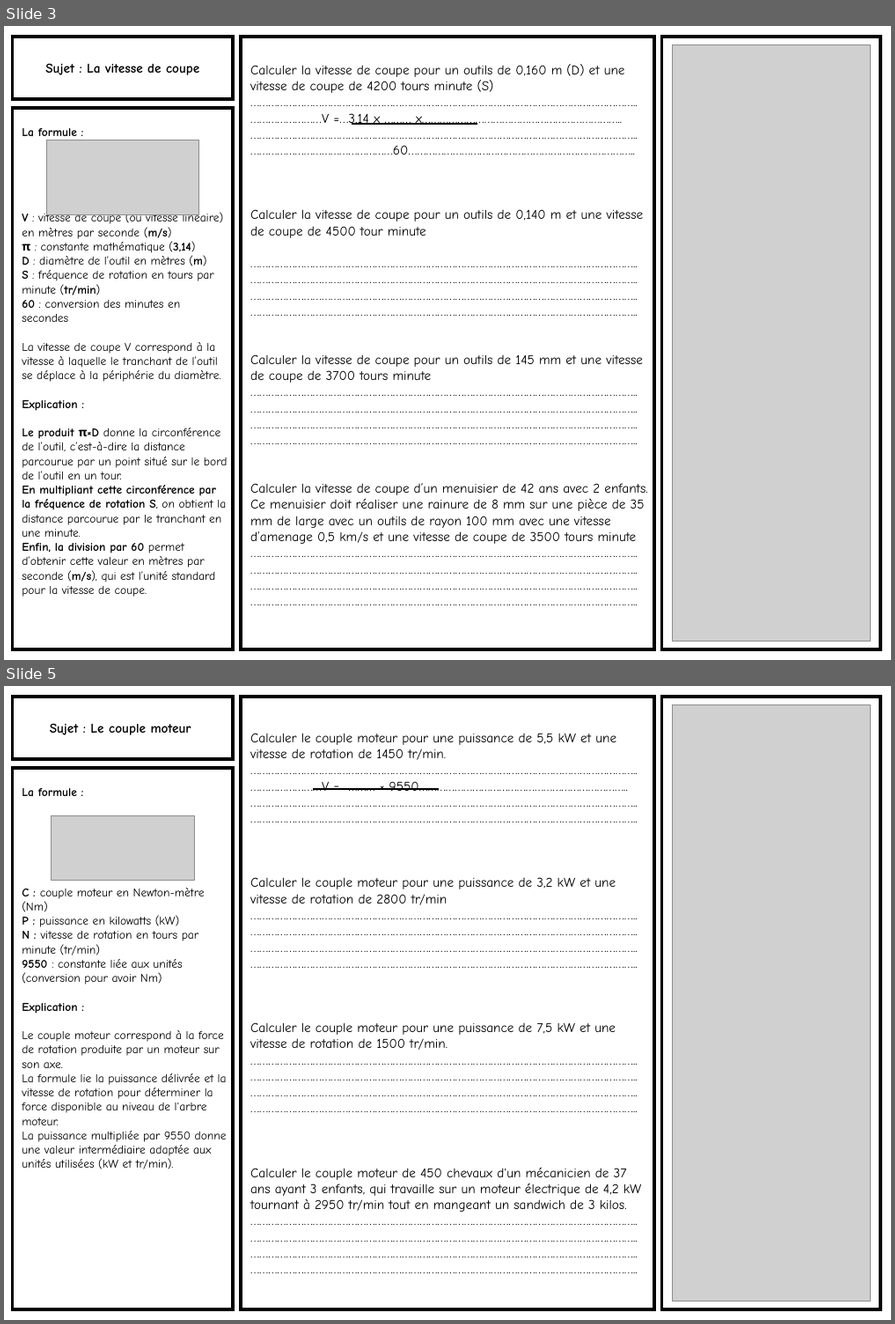
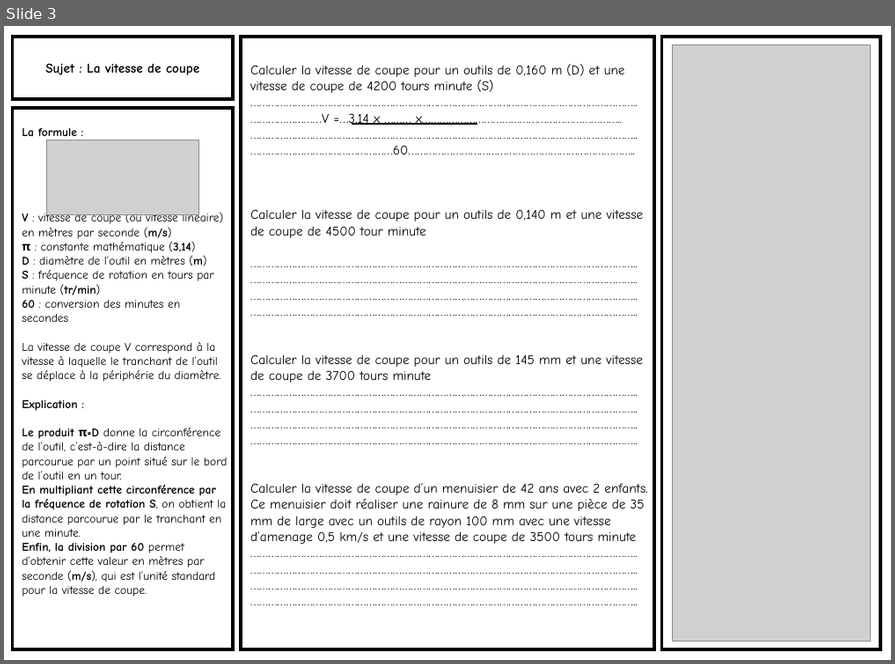
Before and after one commit to kduchevreuil/Cours-Menuiserie, a slide deck: Dossier Co-FR/La boite à épice - interrogation.pptx. Shown one above the other, each under a label of ours: slides 3 and 5 before the commit, slide 3 after it; the slides between them are not shown. The pictures are 895x1324 and 895x664 pixels, drawn with LibreOffice and Linux fonts; fonts in the diff are those of the drawing; grey boxes stand for pictures. Boxes give left, top, right and bottom in pixels: in the first picture for what was removed or moved away, otherwise in the second. Text is boxed around its words. In the diff, an @@ line names an element or a change of style, - is before the commit and + after.

```diff
--- a/Dossier Co-FR/La boite à épice - interrogation.pptx
+++ b/Dossier Co-FR/La boite à épice - interrogation.pptx
@@ slide 5 removed at [4,686,891,1320], background #FFFFFF @@
@@ rectangle removed at [13,697,234,760] @@
-Sujet : Le couple moteur
@@ rectangle removed at [242,697,654,1310] @@
-Calculer le couple moteur pour une puissance de 5,5 kW et une vitesse de rotation de 1450 tr/min.
-…………………………………………………………………………………………………………………..
-……………………V = ……… × 9550……………………………………………………………..
-…………………………………………………………………………………………………………………..
-…………………………………………………………………………………………………………………..
-Calculer le couple moteur pour une puissance de 3,2 kW et une vitesse de rotation de 2800 tr/min
-…………………………………………………………………………………………………………………..
-…………………………………………………………………………………………………………………..
-…………………………………………………………………………………………………………………..
-…………………………………………………………………………………………………………………..
-Calculer le couple moteur pour une puissance de 7,5 kW et une vitesse de rotation de 1500 tr/min.
-…………………………………………………………………………………………………………………..
-…………………………………………………………………………………………………………………..
-…………………………………………………………………………………………………………………..
-…………………………………………………………………………………………………………………..
-Calculer le couple moteur de 450 chevaux d'un mécanicien de 37 ans ayant 3 enfants, qui travaille sur un moteur électrique de 4,2 kW tournant à 2950 tr/min tout en mangeant un sandwich de 3 kilos.
-…………………………………………………………………………………………………………………..
-…………………………………………………………………………………………………………………..
-…………………………………………………………………………………………………………………..
-…………………………………………………………………………………………………………………..
@@ rectangle removed at [662,697,880,1310] @@
@@ picture removed at [672,704,870,1301] @@
@@ rectangle removed at [13,768,234,1309] @@
-La formule :
-C : couple moteur en Newton-mètre (Nm)
-P : puissance en kilowatts (kW)
-N : vitesse de rotation en tours par minute (tr/min)
-9550 : constante liée aux unités (conversion pour avoir Nm)
-Explication :
-Le couple moteur correspond à la force de rotation produite par un moteur sur son axe.
-La formule lie la puissance délivrée et la vitesse de rotation pour déterminer la force disponible au niveau de l'arbre moteur.
-La puissance multipliée par 9550 donne une valeur intermédiaire adaptée aux unités utilisées (kW et tr/min).
@@ line removed from (313, 790) to (440, 790) @@
@@ picture removed at [52,815,194,880] @@
```
Also in this commit, not shown: 1 slide added, 1 other slide removed, 2 other files.
